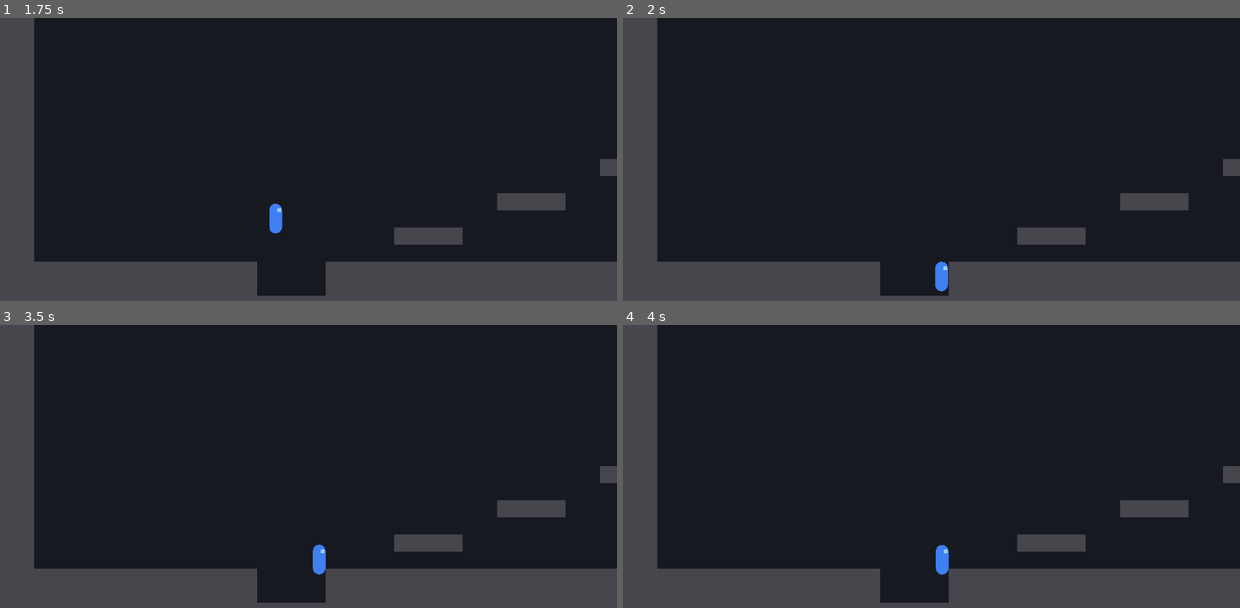
Above: before the commit, frames 1-4 (two rows, left to right).
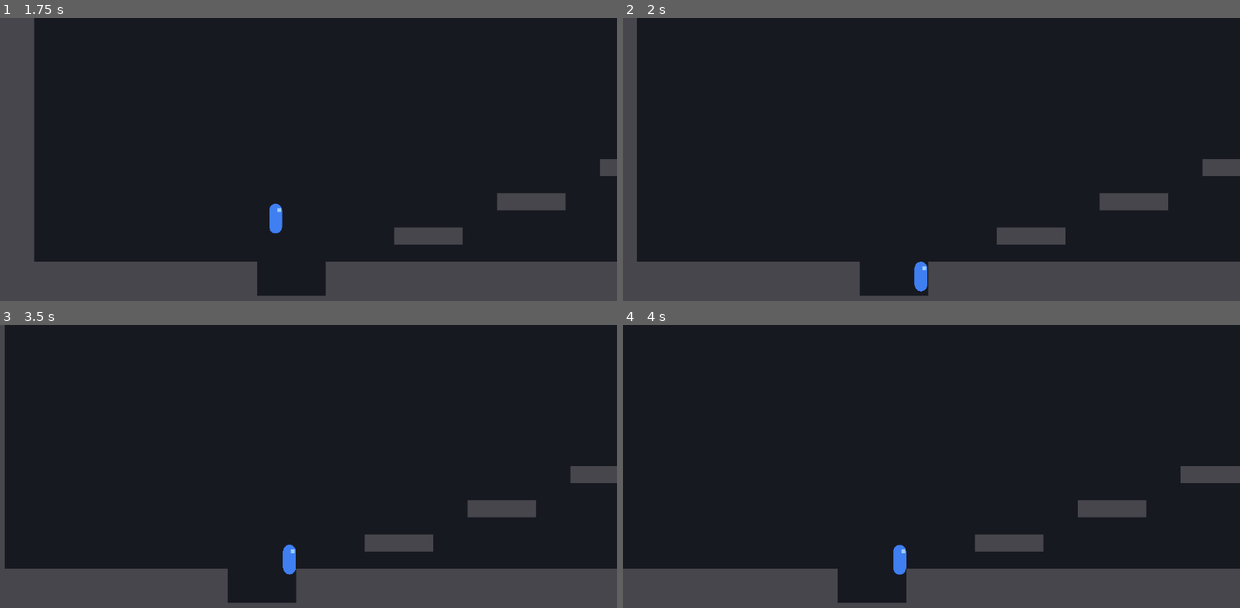
Above: after the commit, the same moments.

Repository: amin8448/rostam_haft_khan
Game: Godot game, scene res://scenes/world/main.tscn
Same seed, same stepped clock (60 frames per second), same inputs: the game is played once before the commit and once after it.
Inputs:
- Up to frame 1 (1.75 s): tap Enter at 0.5 s; hold Right (move_right) from 0.53 s (still down); tap Space (jump) at 0.6, 0.77, 1.07, 1.35, 1.52 s
- Up to frame 2 (2 s): keep holding Right (move_right); tap Space (jump) at 1.82 s
- Up to frame 3 (3.5 s): release Right (move_right) at 2.03 s; hold Left (move_left) 2.03-2.78 s; tap Space (jump) at 2.1, 2.75, 2.85, 3.02, 3.32 s; hold Right (move_right) from 2.78 s (still down)
- Up to frame 4 (4 s): keep holding Right (move_right); tap Space (jump) at 3.6, 3.77 s

Frame 1 is identical in both runs. In frame 2, 4.8% of the frame differs, in the area x 2-98%, y 0-99%; in frame 3, 7.0%; in frame 4, 8.8%, in the area x 0-98%, y 0-99%.

Commit message:
Add world-owned camera with smoothing, look-ahead and room limits
Implements the camera from section 7. It belongs to the world rather than to
Rostam, and reads its target's facing through get_facing() so it never needs a
hard reference to the player.

- Position smoothing at speed 7, so it lags slightly and never snaps.
- Look-ahead of 60 px in the facing direction, swung across over 0.35 s rather
  than jumped, so turning around does not whip the view.
- A 40 px vertical dead zone. Measured: a 29 px tap jump moves the camera 0 px,
  a full 119 px jump moves it 77 px.
- Limits taken from the room's declared bounds, so the view cannot show outside
  the room. Verified against Rect2(0, 0, 1920, 832).
- snap() resets smoothing, ready for room transitions to use.

Co-Authored-By: Claude Opus 5 (1M context) <noreply@anthropic.com>

Diff:
--- a/scenes/world/main.tscn
+++ b/scenes/world/main.tscn
@@ -1,8 +1,9 @@
-[gd_scene load_steps=4 format=3]
+[gd_scene load_steps=5 format=3]
 
 [ext_resource type="Script" path="res://scripts/world/main.gd" id="1_main"]
 [ext_resource type="PackedScene" path="res://scenes/rooms/khan1_01_marsh.tscn" id="2_room"]
 [ext_resource type="PackedScene" path="res://scenes/player/rostam.tscn" id="3_rostam"]
+[ext_resource type="Script" path="res://scripts/world/game_camera.gd" id="4_camera"]
 
 [node name="Main" type="Node2D"]
 script = ExtResource("1_main")
@@ -11,4 +12,5 @@
 
 [node name="Rostam" parent="." instance=ExtResource("3_rostam")]
 
-[node name="Camera2D" type="Camera2D" parent="."]
+[node name="GameCamera" type="Camera2D" parent="."]
+script = ExtResource("4_camera")
--- /dev/null
+++ b/scripts/world/game_camera.gd
@@ -0,0 +1,82 @@
+class_name GameCamera
+extends Camera2D
+
+@export var follow_speed: float = 7.0:
+	set(value):
+		follow_speed = value
+		position_smoothing_speed = value
+## How far ahead of the target the camera sits, in the target's facing direction.
+@export var look_ahead_distance: float = 60.0
+## Seconds for the look-ahead to swing across after the target turns around.
+@export var look_ahead_time: float = 0.35
+## The target may move this far vertically before the camera follows, so small
+## jumps do not bob the view.
+@export var vertical_dead_zone: float = 40.0
+
+var _target: Node2D
+var _look_ahead: float = 0.0
+var _focus_y: float = 0.0
+
+
+func _ready() -> void:
+	position_smoothing_enabled = true
+	position_smoothing_speed = follow_speed
+	# Run after the player has moved this tick, otherwise the camera always
+	# frames where he was on the previous one.
+	process_priority = 10
+
+
+func set_target(target: Node2D) -> void:
+	_target = target
+	if _target == null:
+		return
+	_look_ahead = _facing() * look_ahead_distance
+	_focus_y = _target.global_position.y
+	snap()
+
+
+## The area the camera may show. Rooms declare their own; call this before
+## snapping on a room change.
+func set_bounds(bounds: Rect2) -> void:
+	if bounds.get_area() <= 0.0:
+		push_warning("GameCamera was given empty bounds; limits left open.")
+		return
+	limit_left = int(bounds.position.x)
+	limit_top = int(bounds.position.y)
+	limit_right = int(bounds.end.x)
+	limit_bottom = int(bounds.end.y)
+
+
+## Jump straight to the target with no smoothing, so a room transition does not
+## sweep the camera across the level.
+func snap() -> void:
+	if _target == null:
+		return
+	global_position = _focus_point()
+	reset_smoothing()
+
+
+func _physics_process(delta: float) -> void:
+	if _target == null:
+		return
+
+	var rate: float = look_ahead_distance / maxf(look_ahead_time, 0.001)
+	_look_ahead = move_toward(_look_ahead, _facing() * look_ahead_distance, rate * delta)
+
+	var target_y: float = _target.global_position.y
+	if target_y < _focus_y - vertical_dead_zone:
+		_focus_y = target_y + vertical_dead_zone
+	elif target_y > _focus_y + vertical_dead_zone:
+		_focus_y = target_y - vertical_dead_zone
+
+	global_position = _focus_point()
+
+
+func _focus_point() -> Vector2:
+	return Vector2(_target.global_position.x + _look_ahead, _focus_y)
+
+
+func _facing() -> float:
+	if _target != null and _target.has_method("get_facing"):
+		return float(_target.get_facing())
+	return 0.0
--- a/scripts/world/main.gd
+++ b/scripts/world/main.gd
@@ -2,20 +2,10 @@
 
 @onready var _room: Room = $Room
 @onready var _player: Node2D = $Rostam
-@onready var _camera: Camera2D = $Camera2D
+@onready var _camera: GameCamera = $GameCamera
 
 
 func _ready() -> void:
 	_player.global_position = _room.get_spawn_position()
-	_apply_room_bounds(_room.bounds)
-
-
-func _apply_room_bounds(bounds: Rect2) -> void:
-	if bounds.get_area() <= 0.0:
-		push_warning("Room '%s' declares no bounds; camera limits left open." % _room.name)
-		return
-	_camera.limit_left = int(bounds.position.x)
-	_camera.limit_top = int(bounds.position.y)
-	_camera.limit_right = int(bounds.end.x)
-	_camera.limit_bottom = int(bounds.end.y)
-	_camera.global_position = _player.global_position
+	_camera.set_bounds(_room.bounds)
+	_camera.set_target(_player)
Not shown, added: scripts/world/game_camera.gd.uid
Not shown, added: scripts/world/main.gd.uid
